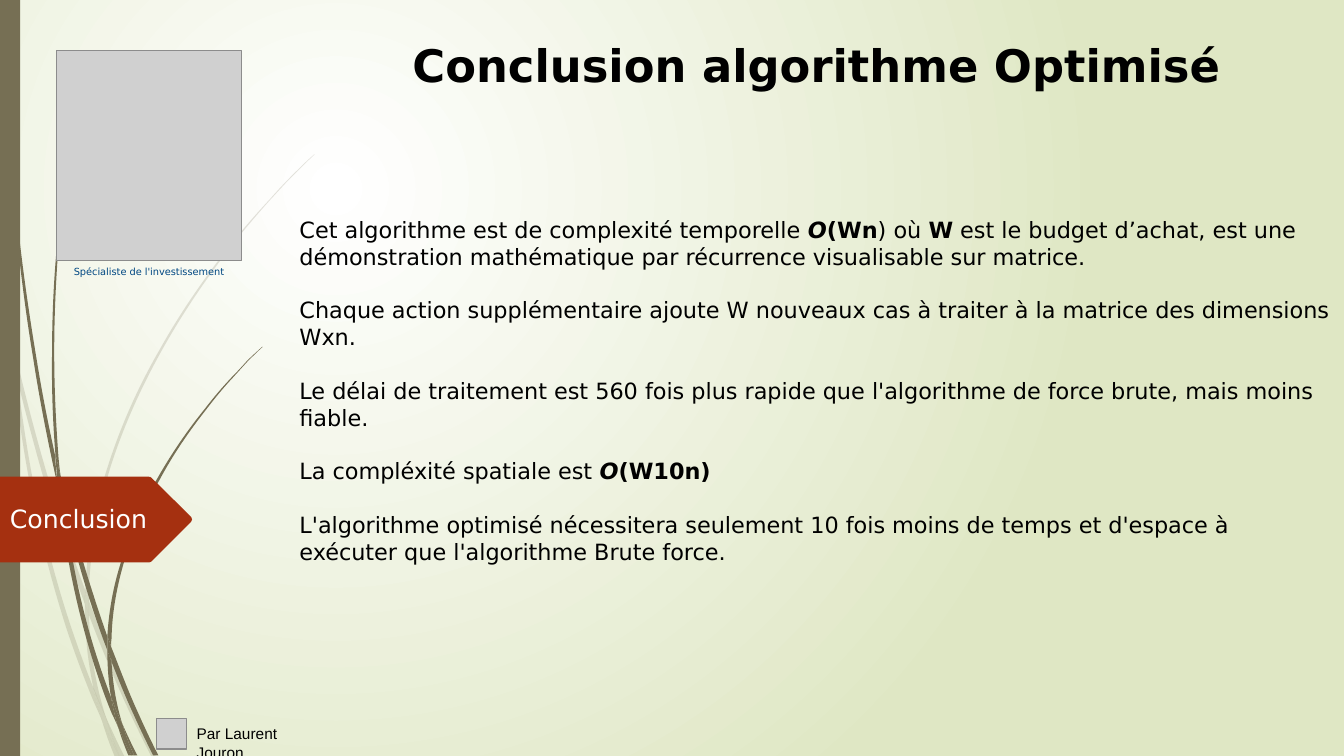
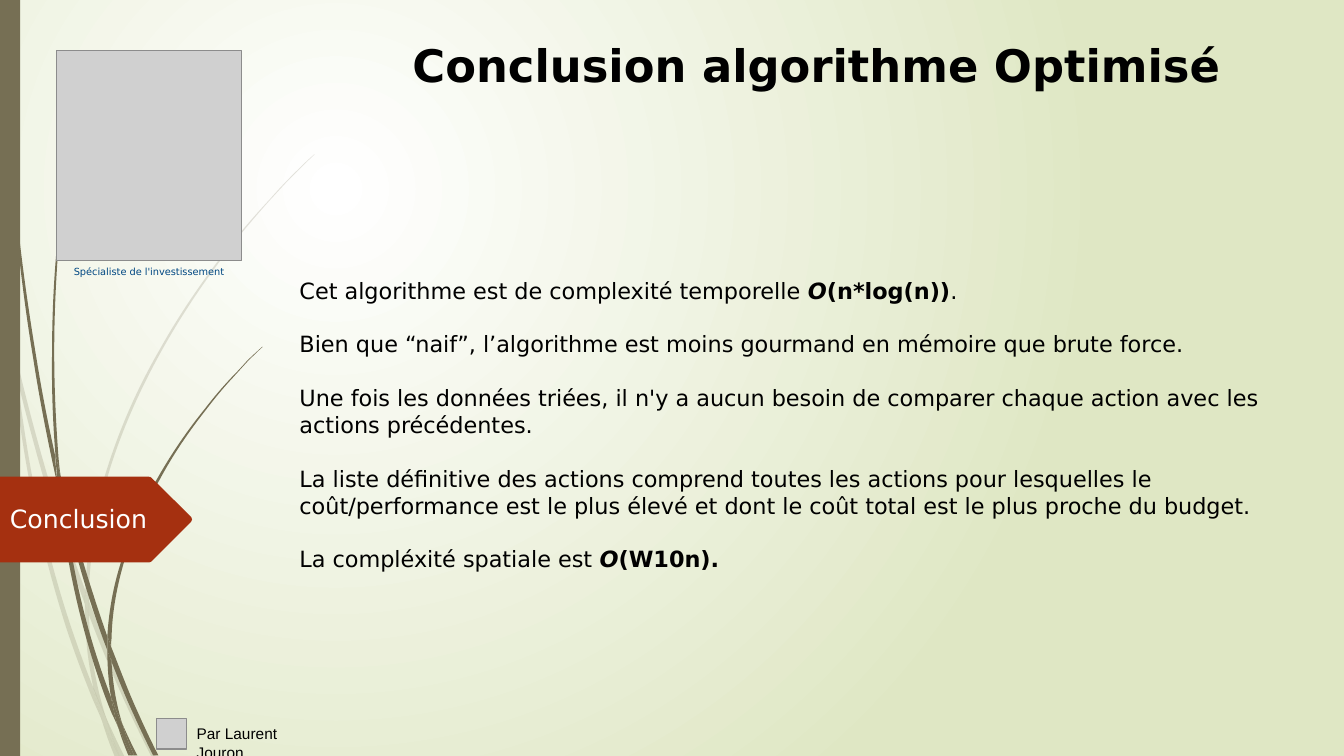
Before and after one commit to LaurentJouron/Python_algo_invest_trade, a slide deck: slide 17 of pptx/algo invest.pptx (slide 16 before the commit). Drawn at 1344x756 pixels with LibreOffice and Linux fonts; fonts in the diff are those of the drawing; grey boxes stand for pictures. Boxes give left, top, right and bottom in pixels: in the first picture for what was removed or moved away, otherwise in the second. Text is boxed around its words. In the diff, an @@ line names an element or a change of style, - is before the commit and + after.

```diff
--- a/pptx/algo invest.pptx
+++ b/pptx/algo invest.pptx
@@ text at box(299, 281, 1259, 572): text changed @@
-Cet algorithme est de complexité temporelle O(Wn) où W est le budget d’achat, est une démonstration mathématique par récurrence visualisable sur matrice.
-Chaque action supplémentaire ajoute W nouveaux cas à traiter à la matrice des dimensions Wxn.
-Le délai de traitement est 560 fois plus rapide que l'algorithme de force brute, mais moins fiable.
-La compléxité spatiale est O(W10n)
-L'algorithme optimisé nécessitera seulement 10 fois moins de temps et d'espace à exécuter que l'algorithme Brute force.
+Cet algorithme est de complexité temporelle O(n*log(n)).
+Bien que “naif”, l’algorithme est moins gourmand en mémoire que brute force.
+Une fois les données triées, il n'y a aucun besoin de comparer chaque action avec les actions précédentes.
+La liste définitive des actions comprend toutes les actions pour lesquelles le coût/performance est le plus élevé et dont le coût total est le plus proche du budget.
+La compléxité spatiale est O(W10n).
```
Also in this commit, not shown: 10 other slides changed, 3 slides added, 6 slides removed, 10 other files.
